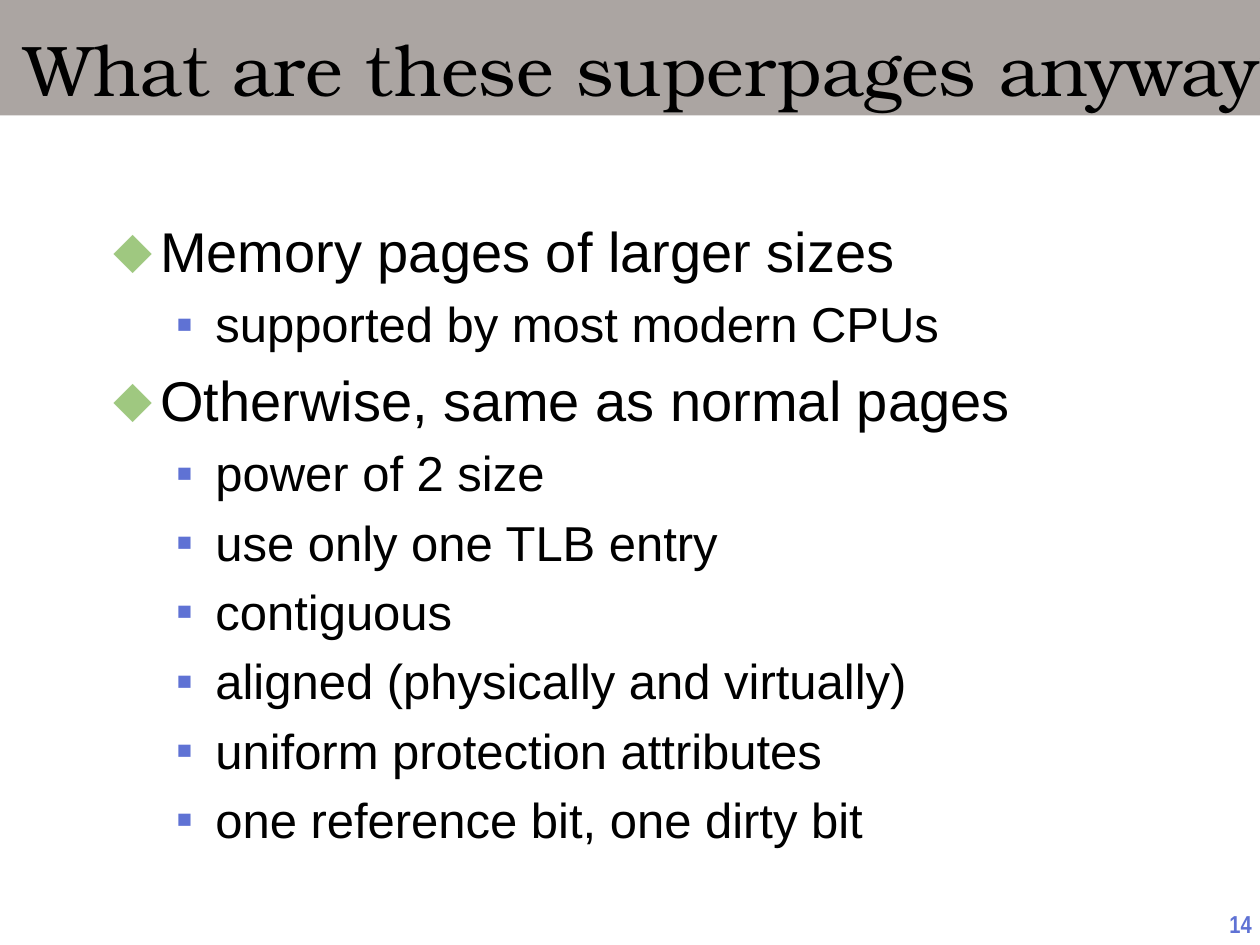
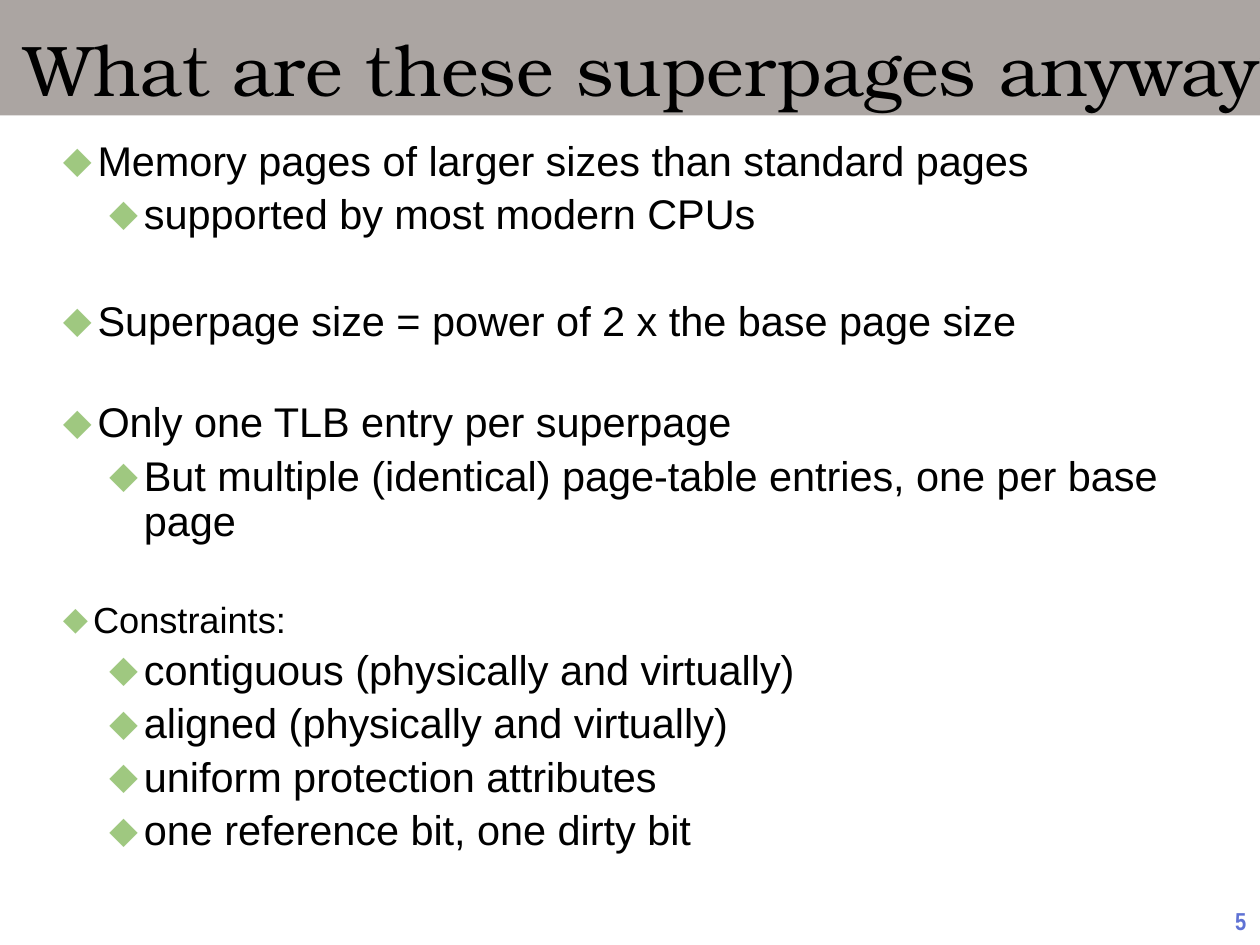
Before and after one commit to oscourse/oscourse.github.io, a slide deck: slide 5 of slides/superpages.pptx (slide 14 before the commit). Drawn at 1260x945 pixels with LibreOffice and Linux fonts; fonts in the diff are those of the drawing. Boxes give left, top, right and bottom in pixels: in the first picture for what was removed or moved away, otherwise in the second. Text is boxed around its words. In the diff, an @@ line names an element or a change of style, - is before the commit and + after.

```diff
--- a/slides/superpages.pptx
+++ b/slides/superpages.pptx
@@ text "Memory pages of larger sizes ..." moved from (x1=160, y1=231, x2=1010, y2=848) to (x1=93, y1=146, x2=1158, y2=853) @@
@@ text at (x1=98, y1=146, x2=1029, y2=184): text changed; size 32 to 23.7 pt @@
-⬥ Memory pages of larger sizes
+⬥ Memory pages of larger sizes than standard pages
@@ text at (x1=144, y1=199, x2=755, y2=853): size 28 to 23.7 pt in "supported by most modern CPUs", "aligned (physically and virtually)", "uniform protection attributes", "one reference bit, one dirty bit"; bullet ▪ to ⬥; line spacing 1 to 0.9; less space between paragraphs; bullet colour #5F72D4 to #9FC880 @@
@@ text at (x1=93, y1=306, x2=1158, y2=693): text changed; size 28 to 23.7 pt @@
-⬥ Otherwise, same as normal pages
-  ▪ power of 2 size
-  ▪ use only one TLB entry
-  ▪ contiguous
+⬥ Superpage size = power of 2 x the base page size
+⬥ Only one TLB entry per superpage
+  ⬥ But multiple (identical) page-table entries, one per base page
+⬥ Constraints:
+  ⬥ contiguous (physically and virtually)
@@ page number at (x1=1235, y1=913, x2=1246, y2=930): text changed @@
-14
+5
```
Also in this commit, not shown: 9 slides removed, 3 other files.
